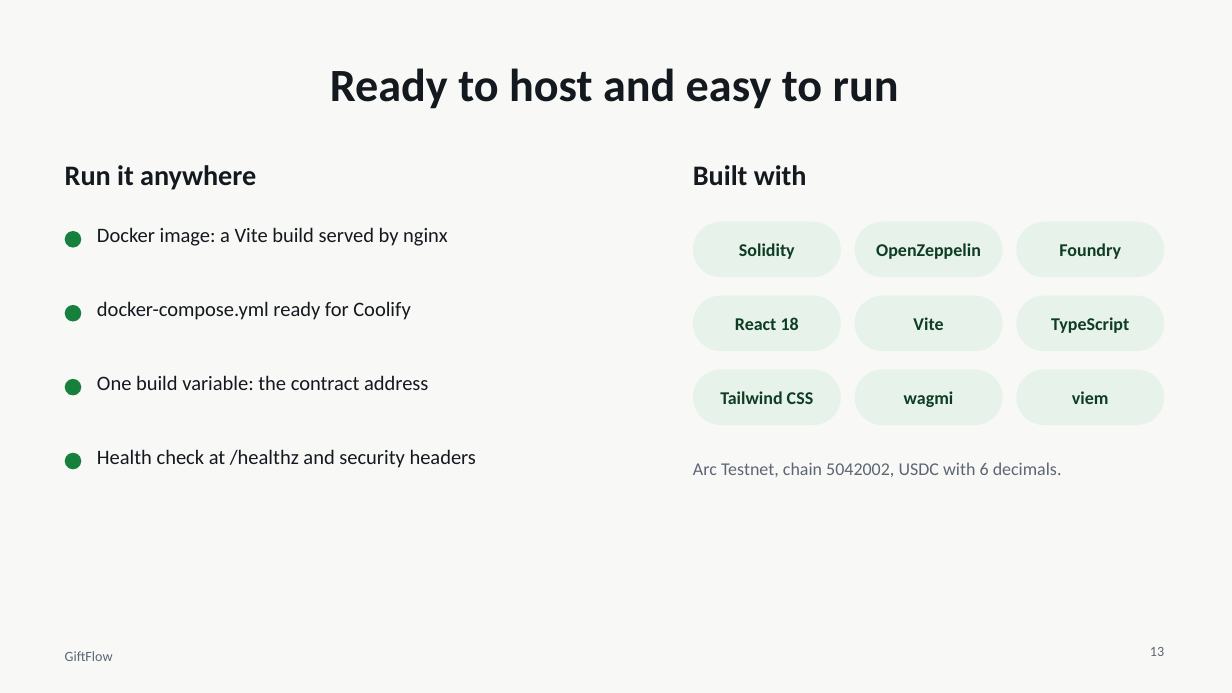
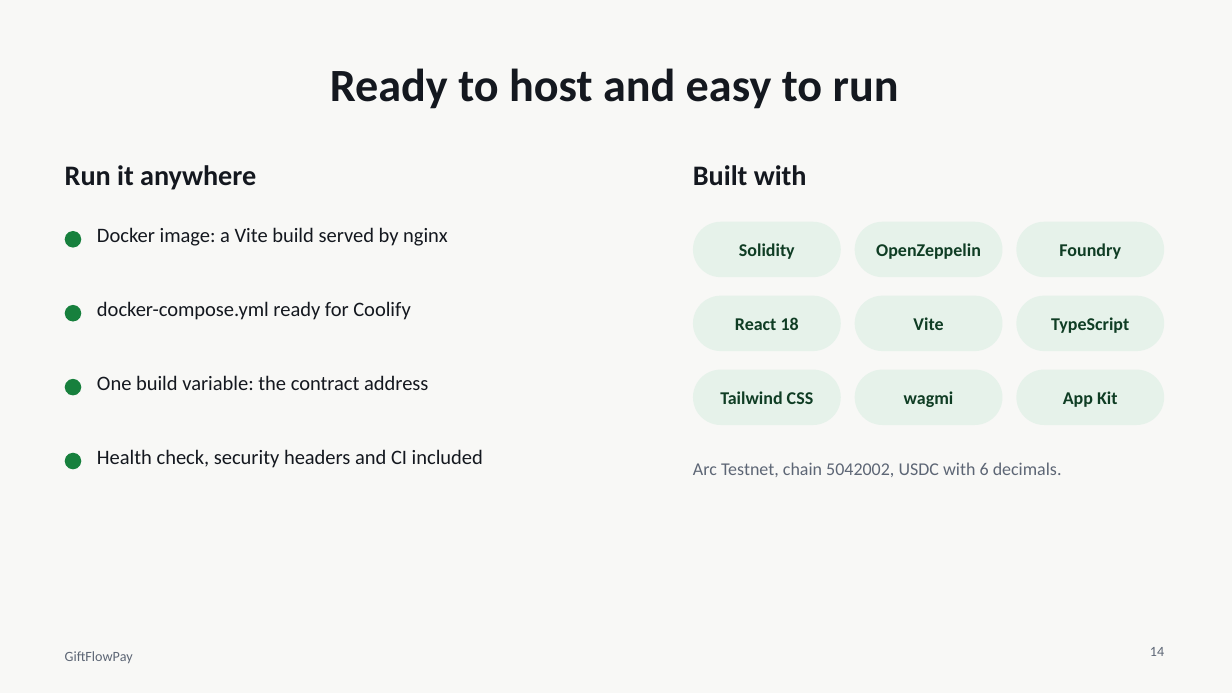
Before and after one commit to sadikul880/giftflowpay-by-arc, a slide deck: slide 14 of docs/presentation/GiftFlow-presentation.pptx (slide 13 before the commit). Drawn at 1232x693 pixels with LibreOffice and Linux fonts; fonts in the diff are those of the drawing. Boxes give left, top, right and bottom in pixels: in the first picture for what was removed or moved away, otherwise in the second. Text is boxed around its words. In the diff, an @@ line names an element or a change of style, - is before the commit and + after.

```diff
--- a/docs/presentation/GiftFlow-presentation.pptx
+++ b/docs/presentation/GiftFlow-presentation.pptx
@@ text at (1063, 391, 1117, 407): text changed @@
-viem
+App Kit
@@ text at (97, 449, 483, 468): text changed @@
-Health check at /healthz and security headers
+Health check, security headers and CI included
@@ text at (65, 651, 133, 663): text changed @@
-GiftFlow
+GiftFlowPay
@@ page number at (1150, 647, 1164, 656): text changed @@
-13
+14
```
Also in this commit, not shown: 13 other slides changed, 2 slides added, 1 slide removed, 39 other files.
